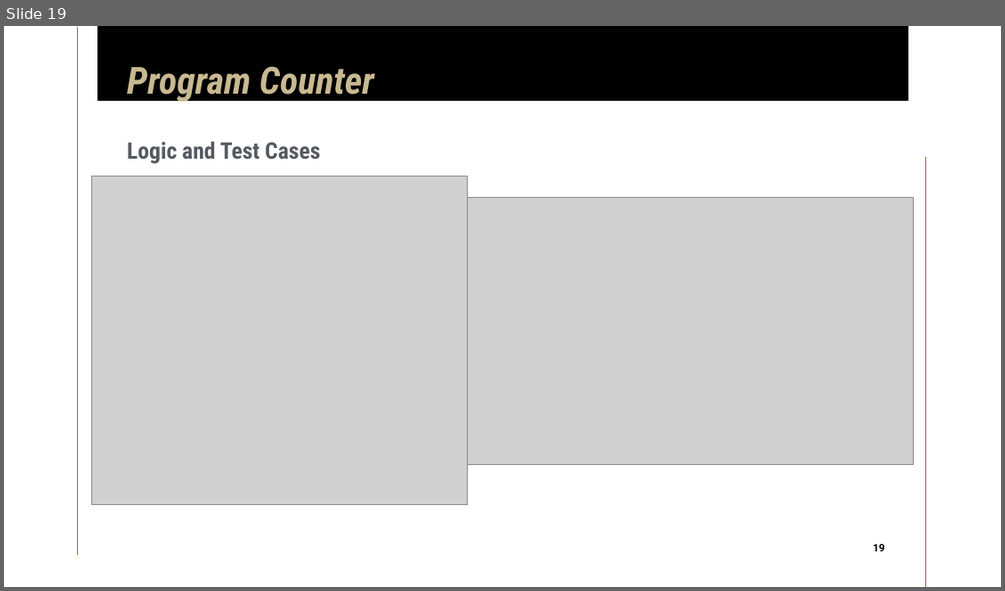
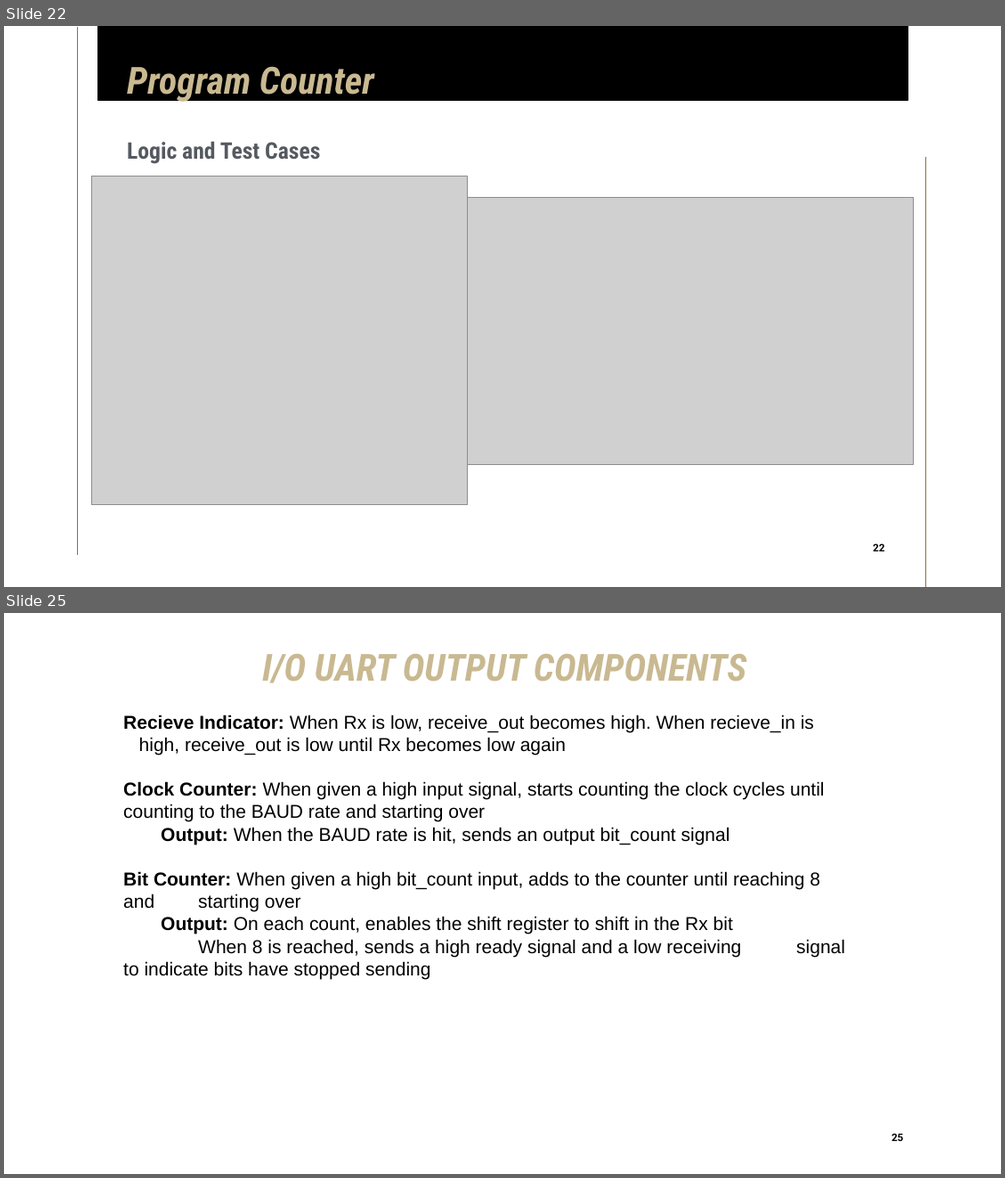
Before and after one commit to limichael246/STARS_2024, a slide deck: Project_Proposal.pptx. Shown one above the other, each under a label of ours: slide 19 before the commit, slides 22 and 25 after it; the slides between them are not shown. The pictures are 1005x591 and 1005x1178 pixels, drawn with LibreOffice and Linux fonts; fonts in the diff are those of the drawing; grey boxes stand for pictures. Boxes give left, top, right and bottom in pixels: in the first picture for what was removed or moved away, otherwise in the second. Text is boxed around its words. In the diff, an @@ line names an element or a change of style, - is before the commit and + after.

```diff
--- a/Project_Proposal.pptx
+++ b/Project_Proposal.pptx
@@ slide 25 added at [4, 613, 1001, 1174], background #FFFFFF @@
@@ title added at [262, 654, 746, 683], 36 pt, text #C9B991, bold, italic @@
+I/O UART OUTPUT COMPONENTS
@@ text added at [123, 714, 845, 979], 18 pt, text #000000 @@
+Recieve Indicator: When Rx is low, receive_out becomes high. When recieve_in is high, receive_out is low until Rx becomes low again
+Clock Counter: When given a high input signal, starts counting the clock cycles until counting to the BAUD rate and starting over
+Output: When the BAUD rate is hit, sends an output bit_count signal
+Bit Counter: When given a high bit_count input, adds to the counter until reaching 8 and starting over
+Output: On each count, enables the shift register to shift in the Rx bit
+When 8 is reached, sends a high ready signal and a low receiving signal to indicate bits have stopped sending
@@ page number added at [886, 1127, 909, 1146], 10 pt, text #000000, bold @@
+25
@@ what was slide 19 is now slide 22 @@
@@ page number at [873, 543, 884, 551]: text changed @@
-19
+22
```
Also in this commit, not shown: 9 slides changed, 12 other slides added, 3 slides removed.
